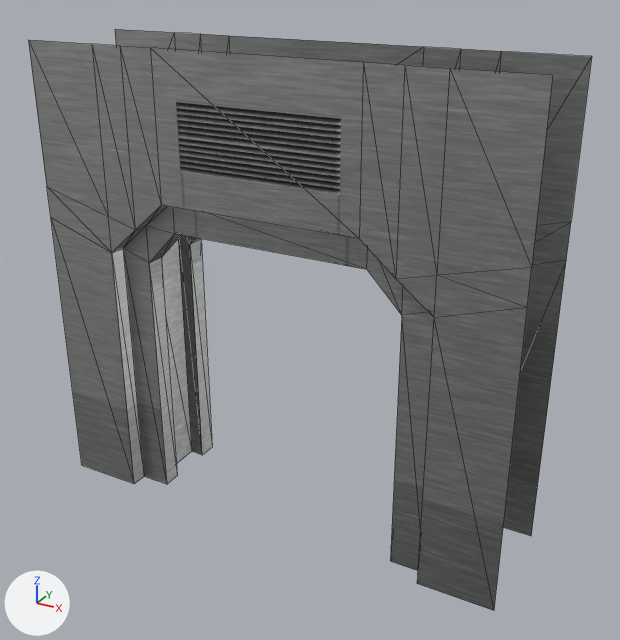
What one commit did to the glTF model Game/memorization-dungeon-crawler/assets/dungeons/machine/door/machine_door_frame.glb.
The view is the same before and after, from a camera (50 mm lens) standing at (4.11, -7.05, 5.8) and looking at (0.2, 0.06, 2.24). The axes (+X, +Y, +Z) are drawn at lower left. The lights are the same throughout. The picture after the commit comes second. Mesh edges are drawn as thin lines. Where no turn or scale is listed for an object, it has been applied to the vertices. Vertices at exactly the same position are counted once.

Names of what the first picture shows: 'machine_frame'.
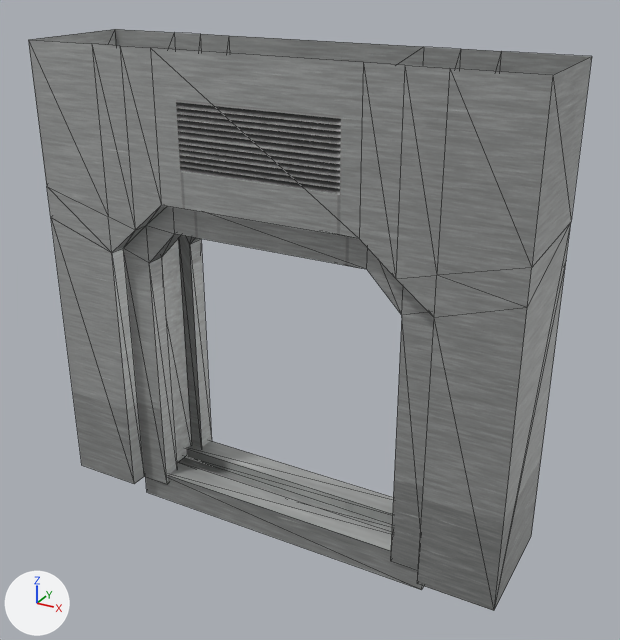
Changed parts and their boxes [x1, y1, x2, y2] in the pictures (620 x 640 px):
'machine_frame', surface changed, reshaped: [28, 29, 592, 611] in both
part 1 of me_cube_005, added: after [145, 441, 424, 590]
part 2 of me_cube_005, added: after [29, 29, 116, 46]
part 3 of me_cube_005, added: after [494, 57, 592, 610]

The change in detail:
In material 'Material.005' (mat_material_005), metallic goes from 1.0 to 0.6.
me_cube_005 is used by ob_machine_frame; location (0.0, 0.0, 0.98).
Verts and faces of me_cube_005; kept vertices keep their numbers, new ones are numbered from 100.
Before the commit, vertices of me_cube_005: 0 (-2.57, -0.64, -0.98) at pixel (81, 465), 1 (-2.57, -0.64, 3.95) at pixel (28, 39), 2 (-2.57, 0.64, -0.98), 3 (-2.57, 0.64, 3.95) at pixel (114, 29), 16 (-2.57, -0.64, 2.14) at pixel (50, 217).
Before the commit, vertices of me_cube_005: 17 (-2.57, 0.64, 2.14), 44 (-2.57, 0.64, 2.5), 52 (-2.57, -0.64, 2.48) at pixel (46, 186).
Before the commit, vertices of me_cube_005: 4 (2.57, -0.64, -0.98) at pixel (494, 610), 5 (2.57, -0.64, 3.95) at pixel (552, 75), 6 (2.57, 0.64, -0.98) at pixel (531, 536), 7 (2.57, 0.64, 3.95) at pixel (591, 56), 18 (2.57, 0.64, 2.14) at pixel (566, 260).
Before the commit, vertices of me_cube_005: 19 (2.57, -0.64, 2.14) at pixel (527, 307), 45 (2.57, 0.64, 2.5) at pixel (571, 221), 53 (2.57, -0.64, 2.48) at pixel (531, 267).
me_cube_005 had 100 vertices, 144 faces and spanned x -2.57..2.57, y -0.64..0.64, z -0.98..3.95.
me_cube_005 now has 120 vertices, 192 faces and spans x -2.57..2.57, y -0.64..0.64, z -1.22..3.95.
me_cube_005 part 1: a new loose piece of 20 vertices spanning x -1.77..1.77, y -0.43..0.43, z -1.22..-0.87, in mat_material_005 (picture img_machine_frame).
Part 2, on me_cube_005:
New faces: (1, 3, 52), (3, 44, 52), (0, 16, 2), (16, 52, 44), (2, 16, 17), (16, 44, 17).
Part 3, on me_cube_005:
New faces: (4, 6, 18), (5, 45, 7), (4, 18, 45), (4, 45, 19), (5, 53, 45), (19, 45, 53).
